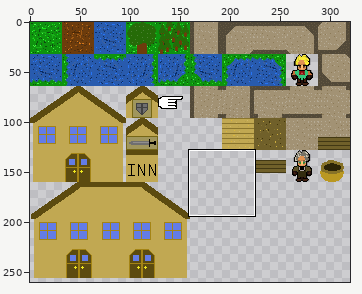
One commit to this sprite sheet: res/tileSheet.png. Above, an overview of the earlier version with the close-up marked.
Close-up. Before the commit:
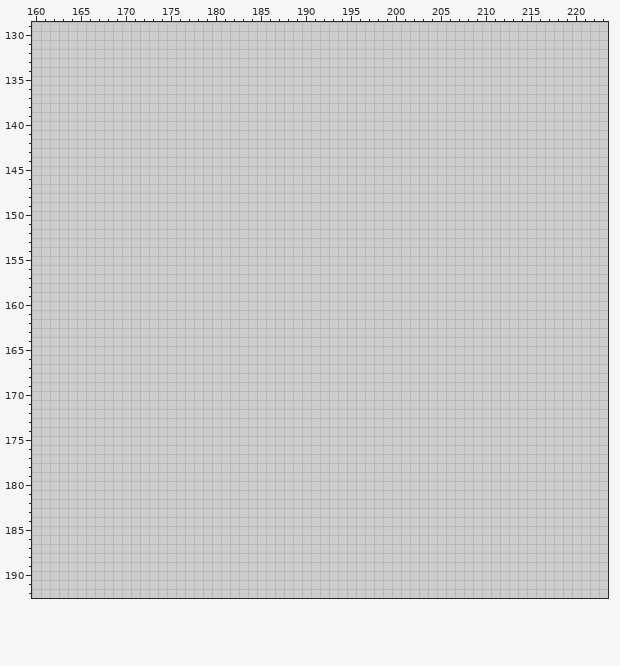
The file is 320x320 pixels. Pixels under 10% opacity are left out. Colours within 5 levels of each other are drawn and written as one. Shown: x 160..223, y 129..192. The wide view leaves out empty margins. The commit also changed other parts of the picture, which this record leaves out.
Palette (. is transparent): 
Pixels before (only the part around the change), first column x 160:
129 ................................................................
130 ................................................................
131 ................................................................
132 ................................................................
133 ................................................................
134 ................................................................
135 ................................................................
136 ................................................................
137 ................................................................
138 ................................................................
139 ................................................................
140 ................................................................
141 ................................................................
142 ................................................................
143 ................................................................
144 ................................................................
145 ................................................................
146 ................................................................
147 ................................................................
148 ................................................................
149 ................................................................
150 ................................................................
151 ................................................................
152 ................................................................
153 ................................................................
154 ................................................................
155 ................................................................
156 ................................................................
157 ................................................................
158 ................................................................
159 ................................................................
160 ................................................................
161 ................................................................
162 ................................................................
163 ................................................................
164 ................................................................
165 ................................................................
166 ................................................................
167 ................................................................
168 ................................................................
169 ................................................................
170 ................................................................
171 ................................................................
172 ................................................................
173 ................................................................
174 ................................................................
175 ................................................................
176 ................................................................
177 ................................................................
178 ................................................................
179 ................................................................
180 ................................................................
181 ................................................................
182 ................................................................
183 ................................................................
184 ................................................................
185 ................................................................
186 ................................................................
187 ................................................................
188 ................................................................
189 ................................................................
190 ................................................................
191 ................................................................
192 ................................................................
The result:
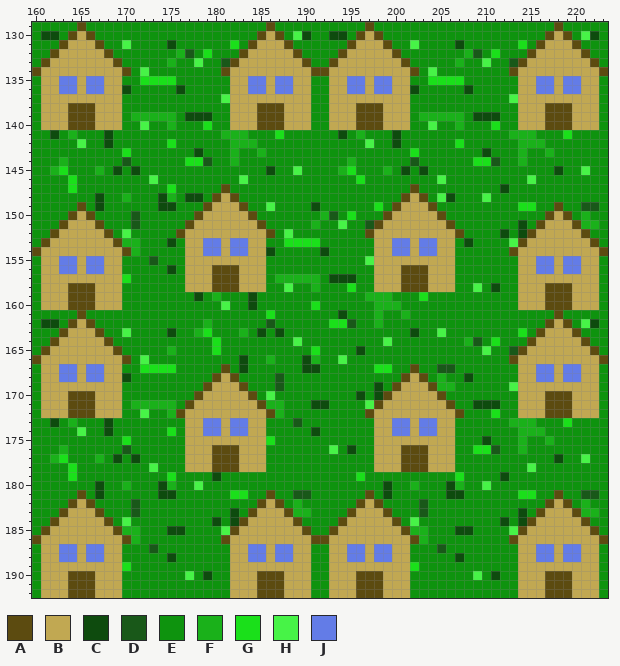
Colours new in this view: A #5c4b10  B #c1a852  C #0e4b0e  D #195819  E #0e930e  F #1ab11a  G #1ae01a  H #47f347  J #637ce7
The exact change:
Changed rows in their new state; - is an unchanged pixel.
first column x 160:
129 EEEEEAEEEEEEEEEEEEEEEEEEEEAEEEEEEEEEEAEEEEEEEEEEEEEEEEEEEEAEEEEE
130 ECCEABAEEEEEEEEEEEEEEEEEEABAEHCEECCEABAEEEEEEEEEEEEEEEEEEABAEHCE
131 EEEABBBAEEHEEEECEEEEEEGEABBBAEEEEEEABBBAEEHEEEECEEEEEEGEABBBAEEE
132 EEABBBBBAEEEEEEEFDEGEEEABBBBBAEEEEABBBBBAEEEEEEEFDEGEEEABBBBBAEE
133 EABBBBBBBAEEEEEFEEHEEDABBBBBBBAEEABBBBBBBAEEEEEFEEHEEDABBBBBBBAE
134 ABBBBBBBBBAEHEEEEEEEEABBBBBBBBBAABBBBBBBBBAEHEEEEEEEEABBBBBBBBBA
135 EBBJJBJJBBEEGGGGEEEEEEBBJJBJJBBEEBBJJBJJBBEEGGGGEEEEEEBBJJBJJBBE
136 EBBJJBJJBBCEEEEECEEEEEBBJJBJJBBEEBBJJBJJBBCEEEEECEEEEEBBJJBJJBBE
137 EBBBBBBBBBEEEEEEEEEEEHBBBBBBBBBEEBBBBBBBBBEEEEEEEEEEEHBBBBBBBBBE
138 EBBBAAABBBEEEEEEEEEEEEBBBAAABBBEEBBBAAABBBEEEEEEEEEEEEBBBAAABBBE
139 EBBBAAABBBEFFFFFECCCEEBBBAAABBBEEBBBAAABBBEFFFFFECCCEEBBBAAABBBE
140 EBBBAAABBBEEHEEFEEEGEEBBBAAABBBEEBBBAAABBBEEHEEFEEEGEEBBBAAABBBE
141 EECEFEEECEEEEEEEEEEEEFFFEEEGEEEEEECEFEEECEEEEEEEEEEEEFFFEEEGEEEE
142 EEEEEHEECEEEEEEGEEEEEEFFFEEEEEEEEEEEEHEECEEEEEEGEEEEEEFFFEEEEEEE
143 EEEEEEEEEEGEEEEEEECEEEFEEFEEEEEEEEEEEEEEEEGEEEEEEECEEEFEEFEEEEEE
144 EEEFEEEEEEDEEEEEEGGDEEFEEEEEEEEEEEEFEEEEEEDEEEEEEGGDEEFEEEEEEEEE
145 EEFGEEEFECECEEEEEEEEEEEEEECEEHEEEEFGEEEFECECEEEEEEEEEEEEEECEEHEE
146 EEEEGEEEEEEEEHEEEEEEEEEHEEEEEEEEEEEEGEEEEEEEEHEEEEEEEEEHEEEEEEEE
147 EEEEGEEEEEEEEEEGEEEEEAEEEEEEEEEEEEEEEEEEEEAEEEEEEEEECEEEEEEEEEEE
148 EEEEEEECEEFEEECFECCEABAEEEEEEEEEEEEEEEEEEABAEHCEEEHEEEEEEEEEEEEE
149 EEEEEAECEEEEEECCEEEABBBAEEHEEEECEEEEEEGEABBBAEEEEEEEEEGGEEAEEDDE
150 EEEEABAEEEEDEEEEEEABBBBBAEEEEEEEFDEGEEEABBBBBAEEEEEEEEEEEABAEFEE
151 EEEABBBAEEEDEEEEEABBBBBBBAEEEEEFEEHEEDABBBBBBBAEEEEEEECEABBBAFFE
152 EEABBBBBAEHEEEEEABBBBBBBBBAEHEEEEEEEEABBBBBBBBBAEEEECECABBBBBAEE
153 EABBBBBBBAFFEEECEBBJJBJJBBEEGGGGEEEEEEBBJJBJJBBECEEEEHABBBBBBBAE
154 ABBBBBBBBBAFEEEEEBBJJBJJBBCEEEEECEEEEEBBJJBJJBBEEEEEEABBBBBBBBBA
155 EBBJJBJJBBEEEDEEEBBBBBBBBBEEEEEEEEEEEHBBBBBBBBBEEEEEEEBBJJBJJBBE
156 EBBJJBJJBBEEEEECEBBBAAABBBEEEEEEEEEEEEBBBAAABBBEEEEEEEBBJJBJJBBE
157 EBBBBBBBBBGEEEEEEBBBAAABBBEFFFFFECCCEEBBBAAABBBEEEEEEEBBBBBBBBBE
158 EBBBAAABBBEEEEEEEBBBAAABBBEEHEEFEEEGEEBBBAAABBBEEHECEEBBBAAABBBE
159 EBBBAAABBBEEEEEEEECEFEEECEEEEEEEEEEEEFFFEEEGEEEEEEEEEEBBBAAABBBE
160 EBBBAAABBBEEEEEEEEEEEHEECEEEEEEGEEEEEEFFFEEEEEEEEEEEEEBBBAAABBBE
161 EEEEEAEEEEEEEEEEEEEEEEEEEEGEEEEEEECEEEFEEFEEEEEEEEEEEEEEEEAEEEEE
162 ECCEABAEEEEEEEEEEEEFEEEEEEDEEEEEEGGDEEFEEEEEEEEEEEEEEEEEEABAEHCE
163 EEEABBBAEEHEEEECEEFGEEEFECECEEEEEEEEEEEEEECEEHEEEEEEEEGEABBBAEEE
164 EEABBBBBAEEEEEEEEEEEGEEEEEEEEHEEEEEEEEEHEEEEEEEEFDEGEEEABBBBBAEE
165 EABBBBBBBAEEEEEFEEEEGEEEEEEEEEEGEEEECEEEEEEEEEEEEEHEEDABBBBBBBAE
166 ABBBBBBBBBAEHEEEEEEEEEECEEFEEECFEEHEEEEEEEEEEEEEEEEEEABBBBBBBBBA
167 EBBJJBJJBBEEGGGGEEEEEAECEEEEEECCEEEEEEGGEEAEEDDEEEEEEEBBJJBJJBBE
168 EBBJJBJJBBCEEEEEEEEEABAEEEEDEEEEEEEEEEEEEABAEFEECEEEEEBBJJBJJBBE
169 EBBBBBBBBBEEEEEEEEEABBBAEEEDEEEEEEEEEECEABBBAFFEEEEEEHBBBBBBBBBE
170 EBBBAAABBBEEEEEEEEABBBBBAEHEEEEEEEEECECABBBBBAEEEEEEEEBBBAAABBBE
171 EBBBAAABBBEFFFFFEABBBBBBBAFFEEECCEEEEHABBBBBBBAEECCCEEBBBAAABBBE
172 EBBBAAABBBEEHEEFABBBBBBBBBAFEEEEEEEEEABBBBBBBBBAEEEGEEBBBAAABBBE
173 EECEFEEECEEEEEEEEBBJJBJJBBEEEDEEEEEEEEBBJJBJJBBEEEEEEFFFEEEGEEEE
174 EEEEEHEECEEEEEEGEBBJJBJJBBEEEEECEEEEEEBBJJBJJBBEEEEEEEFFFEEEEEEE
175 EEEEEEEEEEGEEEEEEBBBBBBBBBGEEEEEEEEEEEBBBBBBBBBEEECEEEFEEFEEEEEE
176 EEEFEEEEEEDEEEEEEBBBAAABBBEEEEEEEHECEEBBBAAABBBEEGGDEEFEEEEEEEEE
177 EEFGEEEFECECEEEEEBBBAAABBBEEEEEEEEEEEEBBBAAABBBEEEEEEEEEEECEEHEE
178 EEEEGEEEEEEEEHEEEBBBAAABBBEEEEEEEEEEEEBBBAAABBBEEEEEEEEHEEEEEEEE
179 EEEEGEEEEEEEEEEGEEEECEEEEEEEEEEEEEEEGEEEEEEEEEEGEEEECEEEEEEEEEEE
180 EEEEEEECEEFEEECFEEHEEEEEEEEEEEEEEEEEEEECEEFEEECFEEHEEEEEEEEEEEEE
181 EEEEEAECEEEEEECCEEEEEEGGEEAEEDDEEEEEEAECEEEEEECCEEEEEEGGEEAEEDDE
182 EEEEABAEEEEDEEEEEEEEEEEEEABAEFEEEEEEABAEEEEDEEEEEEEEEEEEEABAEFEE
183 EEEABBBAEEEDEEEEEEEEEECEABBBAFFEEEEABBBAEEEDEEEEEEEEEECEABBBAFFE
184 EEABBBBBAEHEEEEEEEEECECABBBBBAEEEEABBBBBAEHEEEEEEEEECECABBBBBAEE
185 EABBBBBBBAFFEEECCEEEEHABBBBBBBAEEABBBBBBBAFFEEECCEEEEHABBBBBBBAE
186 ABBBBBBBBBAFEEEEEEEEEABBBBBBBBBAABBBBBBBBBAFEEEEEEEEEABBBBBBBBBA
187 EBBJJBJJBBEEEDEEEEEEEEBBJJBJJBBEEBBJJBJJBBEEEDEEEEEEEEBBJJBJJBBE
188 EBBJJBJJBBEEEEECEEEEEEBBJJBJJBBEEBBJJBJJBBEEEEECEEEEEEBBJJBJJBBE
189 EBBBBBBBBBGEEEEEEEEEEEBBBBBBBBBEEBBBBBBBBBGEEEEEEEEEEEBBBBBBBBBE
190 EBBBAAABBBEEEEEEEHECEEBBBAAABBBEEBBBAAABBBEEEEEEEHECEEBBBAAABBBE
191 EBBBAAABBBEEEEEEEEEEEEBBBAAABBBEEBBBAAABBBEEEEEEEEEEEEBBBAAABBBE
192 EBBBAAABBBEEEEEEEEEEEEBBBAAABBBEEBBBAAABBBEEEEEEEEEEEEBBBAAABBBE
